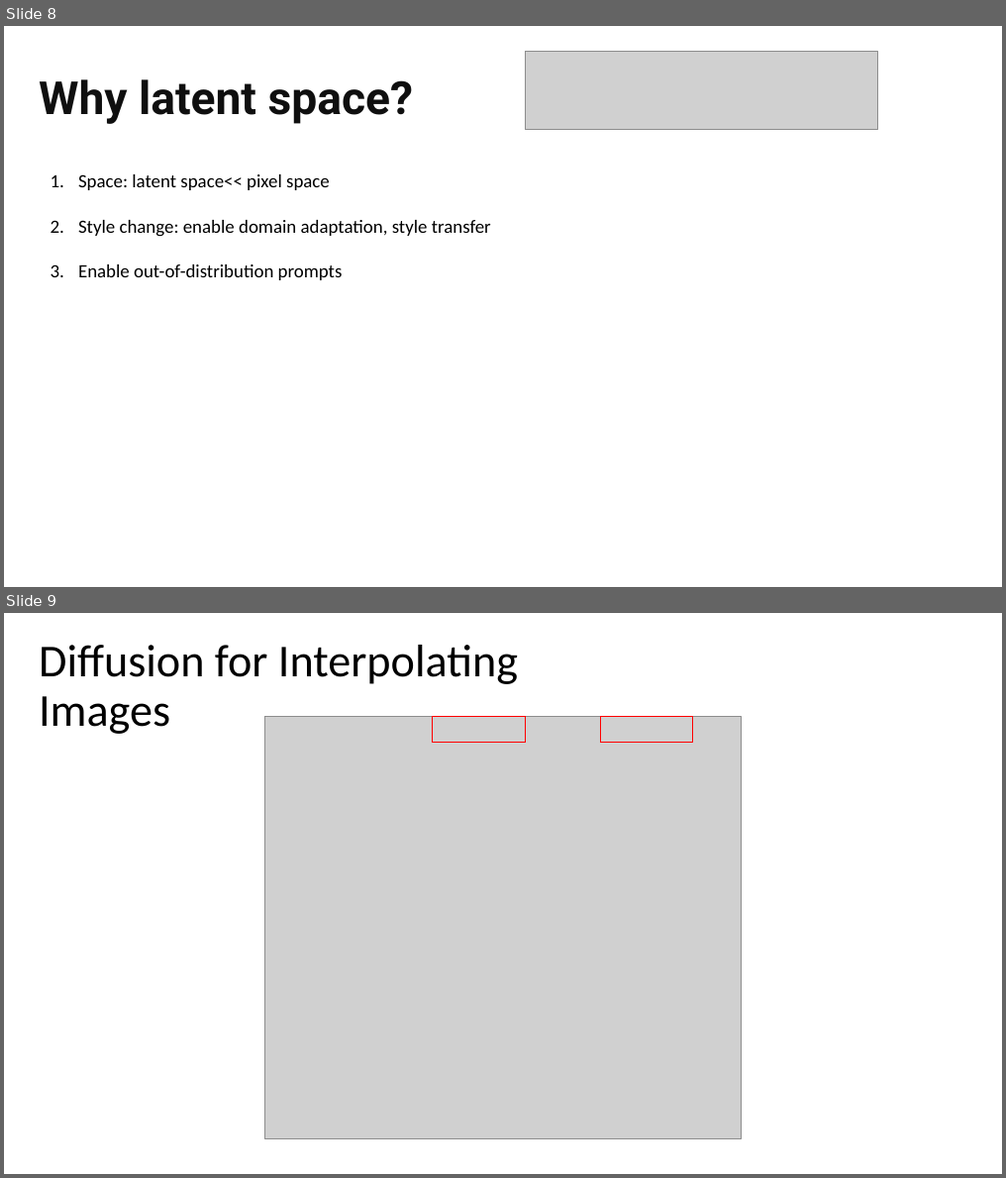
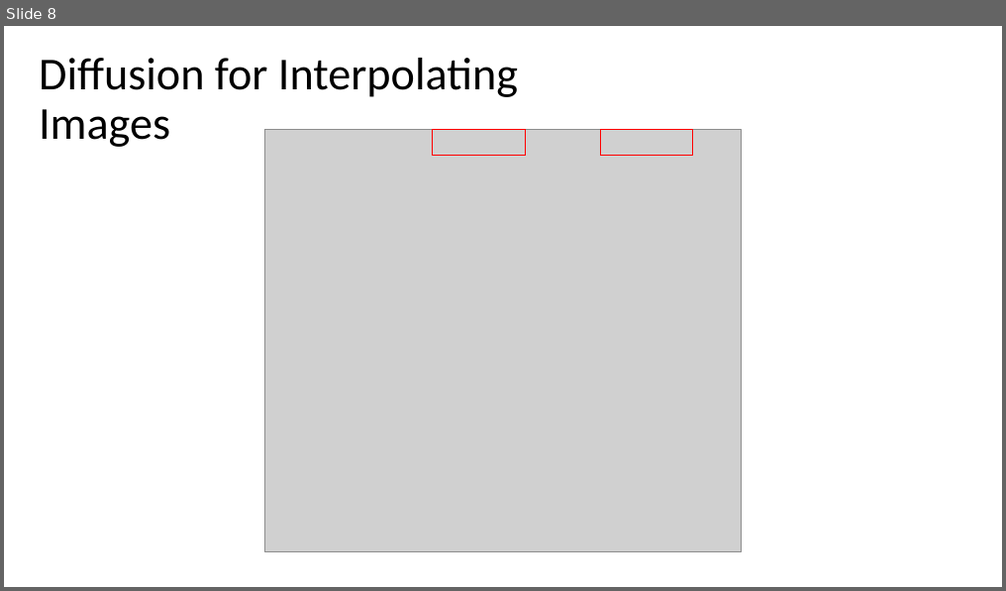
Before and after one commit to jasonfghx/lilicoco, a slide deck: diffusion書報/DDPM.pptx. Shown one above the other, each under a label of ours: slides 8 and 9 before the commit, slide 8 after it. The pictures are 1006x1178 and 1006x591 pixels, drawn with LibreOffice and Linux fonts; fonts in the diff are those of the drawing; grey boxes stand for pictures. Boxes give left, top, right and bottom in pixels: in the first picture for what was removed or moved away, otherwise in the second. Text is boxed around its words. In the diff, an @@ line names an element or a change of style, - is before the commit and + after.

```diff
--- a/diffusion書報/DDPM.pptx
+++ b/diffusion書報/DDPM.pptx
@@ slide 8 removed at [4,26,1002,587], background #FFFFFF @@
@@ picture removed at [525,51,877,129] @@
@@ title removed at [39,79,413,124] @@
-Why latent space?
@@ text removed at [78,174,491,280] @@
-1. Space: latent space<< pixel space
-2. Style change: enable domain adaptation, style transfer
-3. Enable out-of-distribution prompts
@@ what was slide 9 is now slide 8 @@
```
Also in this commit, not shown: 4 slides changed.
